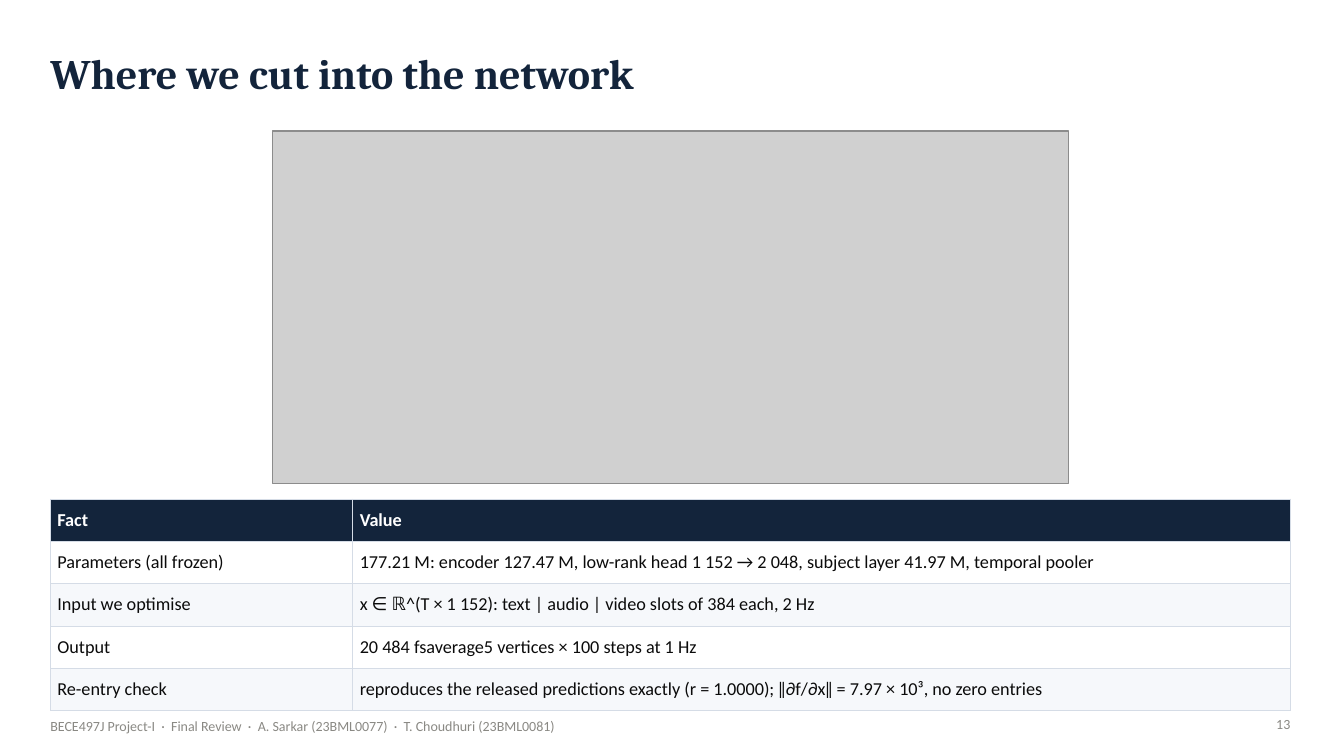
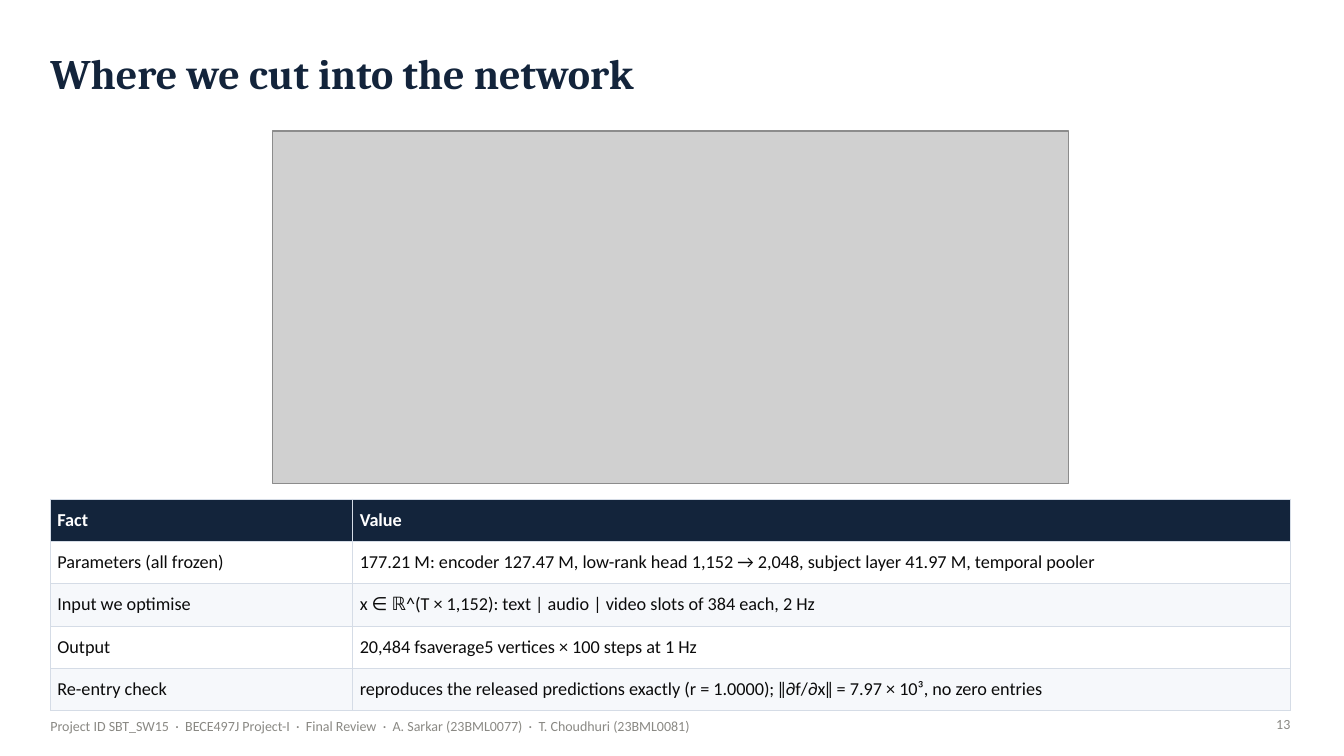
Before and after one commit to Ivxn404/semantic-decoding-tribe-inversion, a slide deck: slide 13 of deck/Final_Sarkar_Choudhuri.pptx. Drawn at 1344x756 pixels with LibreOffice and Linux fonts; fonts in the diff are those of the drawing; grey boxes stand for pictures. Boxes give left, top, right and bottom in pixels: in the first picture for what was removed or moved away, otherwise in the second. Text is boxed around its words. In the diff, an @@ line names an element or a change of style, - is before the commit and + after.

Commit message:
Review III submission files (SBT_SW15): thesis, presentation, poster, 90-s video

```diff
--- a/deck/Final_Sarkar_Choudhuri.pptx
+++ b/deck/Final_Sarkar_Choudhuri.pptx
@@ table at (x1=50, y1=499, x2=1291, y2=702) @@
-row 2, column 2: 177.21 M: encoder 127.47 M, low-rank head 1 152 → 2 048, subject layer 41.97 M, temporal pooler
+row 2, column 2: 177.21 M: encoder 127.47 M, low-rank head 1,152 → 2,048, subject layer 41.97 M, temporal pooler
-row 3, column 2: x ∈ ℝ^(T × 1 152): text | audio | video slots of 384 each, 2 Hz
+row 3, column 2: x ∈ ℝ^(T × 1,152): text | audio | video slots of 384 each, 2 Hz
-row 4, column 2: 20 484 fsaverage5 vertices × 100 steps at 1 Hz
+row 4, column 2: 20,484 fsaverage5 vertices × 100 steps at 1 Hz
@@ text at (x1=50, y1=721, x2=689, y2=733): text changed @@
-BECE497J Project-I · Final Review · A. Sarkar (23BML0077) · T. Choudhuri (23BML0081)
+Project ID SBT_SW15 · BECE497J Project-I · Final Review · A. Sarkar (23BML0077) · T. Choudhuri (23BML0081)
```
Also in this commit, not shown: 65 other slides changed, 9 other files.
